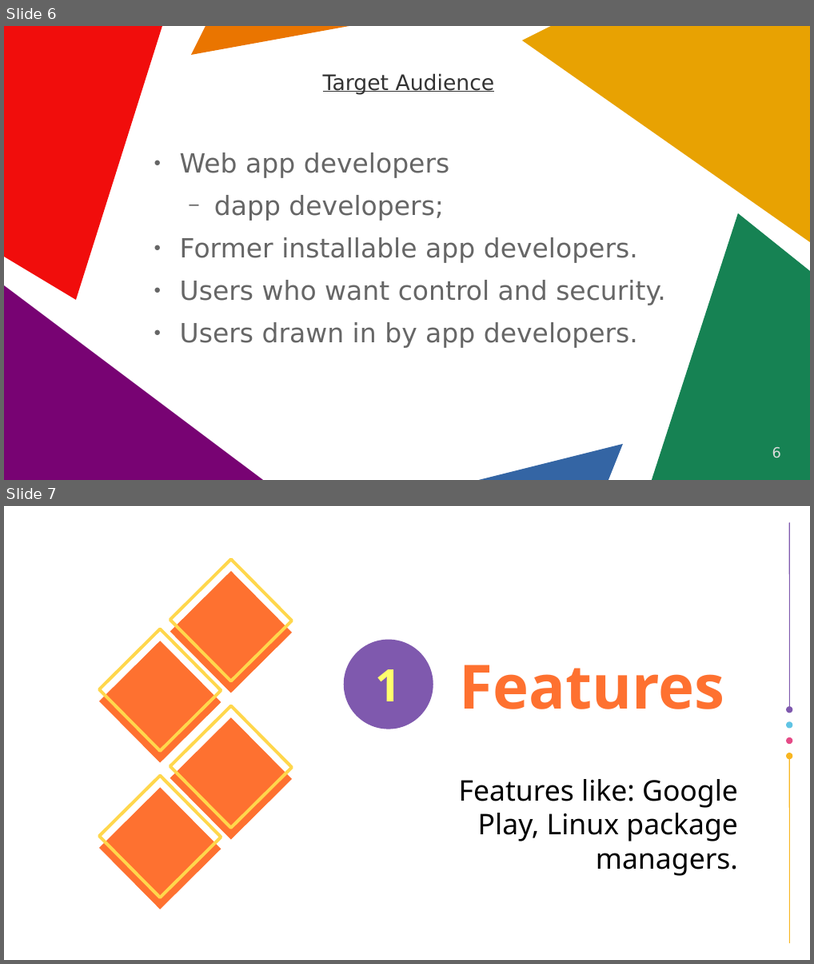
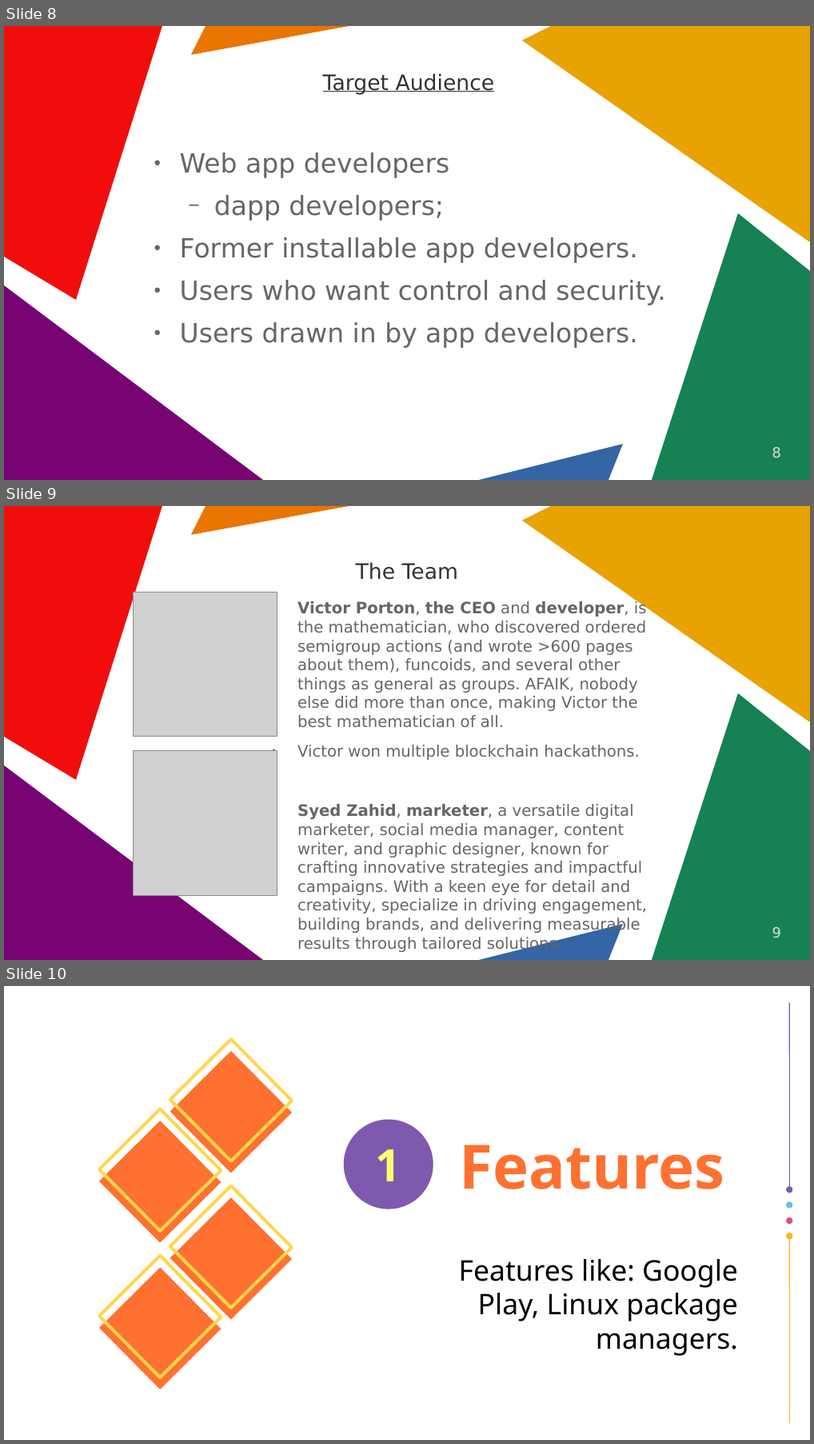
Before and after one commit to vporton/icp-package-manager, a slide deck: docs/long-pitchdeck.odp. Shown one above the other, each under a label of ours: slides 6 and 7 before the commit, slides 8, 9 and 10 after it. The pictures are 814x964 and 814x1444 pixels, drawn with LibreOffice and Linux fonts; fonts in the diff are those of the drawing; grey boxes stand for pictures; background and template pictures are left out. Boxes give left, top, right and bottom in pixels: in the first picture for what was removed or moved away, otherwise in the second. Text is boxed around its words. In the diff, an @@ line names an element or a change of style, - is before the commit and + after.

```diff
--- a/docs/long-pitchdeck.odp
+++ b/docs/long-pitchdeck.odp
@@ slide 9 added at <box>4,506,810,960</box>, background #FFFFFF; not listed: 6 template elements that a slide beside it also shows @@
@@ title added at <box>356,562,458,580</box>, 21 pt, text #333333 @@
+The Team
@@ picture added at <box>134,592,278,736</box> @@
@@ text added at <box>298,601,647,952</box>, 15.5 pt, text #666666 @@
+Victor Porton, the CEO and developer, is the mathematician, who discovered ordered semigroup actions (and wrote >600 pages about them), funcoids, and several other things as general as groups. AFAIK, nobody else did more than once, making Victor the best mathematician of all.
+● Victor won multiple blockchain hackathons.
+Syed Zahid, marketer, a versatile digital marketer, social media manager, content writer, and graphic designer, known for crafting innovative strategies and impactful campaigns. With a keen eye for detail and creativity, specialize in driving engagement, building brands, and delivering measurable results through tailored solutions.
@@ picture added at <box>133,751,278,896</box> @@
@@ page number added at <box>773,927,782,938</box>, 14 pt, text #DDDDDD @@
+9
@@ what was slide 6 is now slide 8 @@
@@ page number at <box>773,447,782,457</box>: text changed @@
-6
+8
@@ what was slide 7 is now slide 10 @@
```
Also in this commit, not shown: 3 slides changed, 4 other slides added, 1 slide removed, 1 other file.
